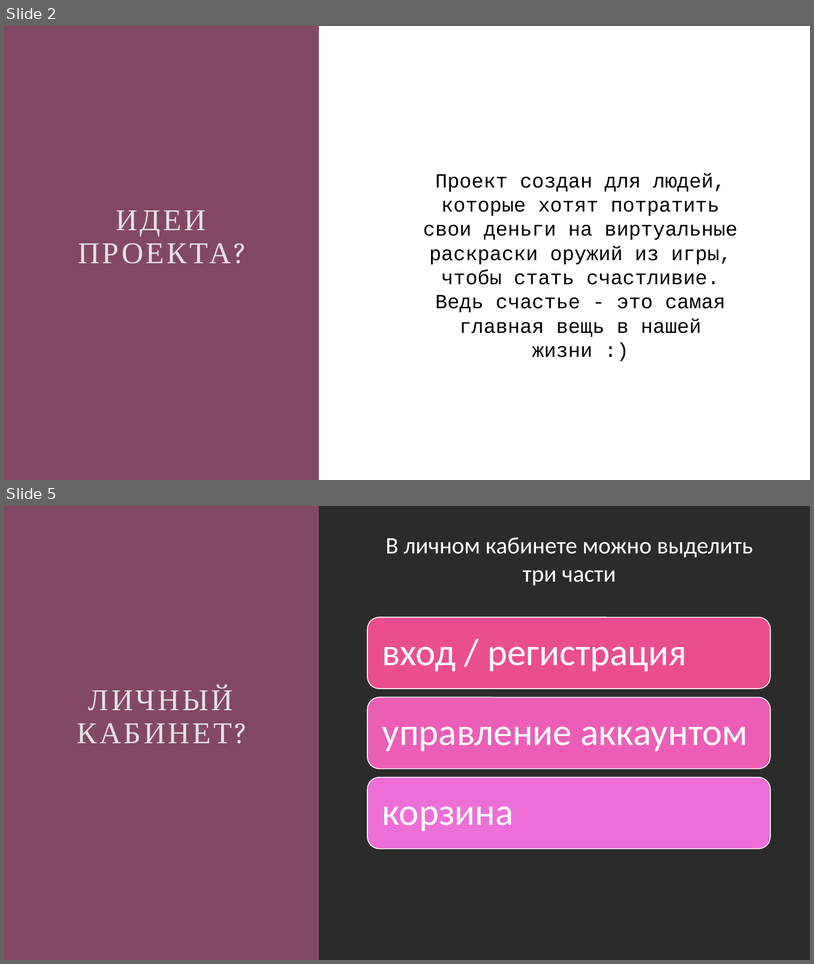
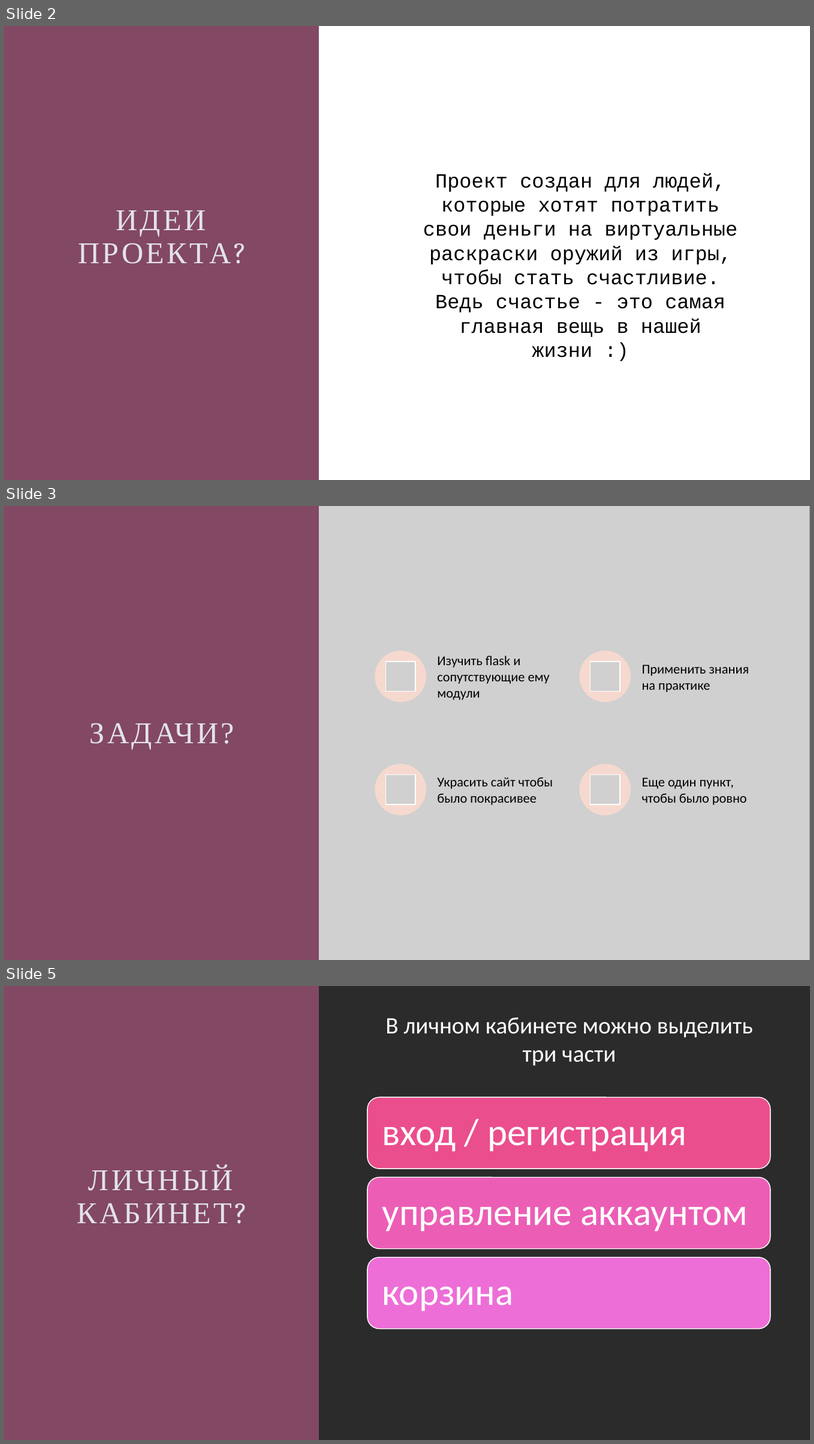
Before and after one commit to Def4ultxD/web, a slide deck: web/Презентация 2 (5).pptx. Shown one above the other, each under a label of ours: slides 2 and 5 before the commit, slides 2, 3 and 5 after it; the slides between them are not shown. The pictures are 814x964 and 814x1444 pixels, drawn with LibreOffice and Linux fonts; fonts in the diff are those of the drawing; grey boxes stand for pictures; background and template pictures are left out; a plain dark background stands for a picture behind light text. Boxes give left, top, right and bottom in pixels: in the first picture for what was removed or moved away, otherwise in the second. Text is boxed around its words. In the diff, an @@ line names an element or a change of style, - is before the commit and + after.

```diff
--- a/web/Презентация 2 (5).pptx
+++ b/web/Презентация 2 (5).pptx
@@ slide 3 added at [4,506,810,960], background #FFFFFF @@
@@ rectangle added at [4,506,319,960], fill #834863 @@
@@ picture added at [308,506,810,960] @@
@@ title added at [90,723,234,750], 36 pt, text #E2E3E8 @@
+ЗАДАЧИ?
@@ group added at [375,651,750,815]: 4 ellipses, 4 pictures, 4 texts @@
+Изучить flask и сопутствующие ему модули
+Применить знания на практике
+Украсить сайт чтобы было покрасивее
+Еще один пункт, чтобы было ровно
```
Also in this commit, not shown: 7 slides changed, 1 slide removed.
